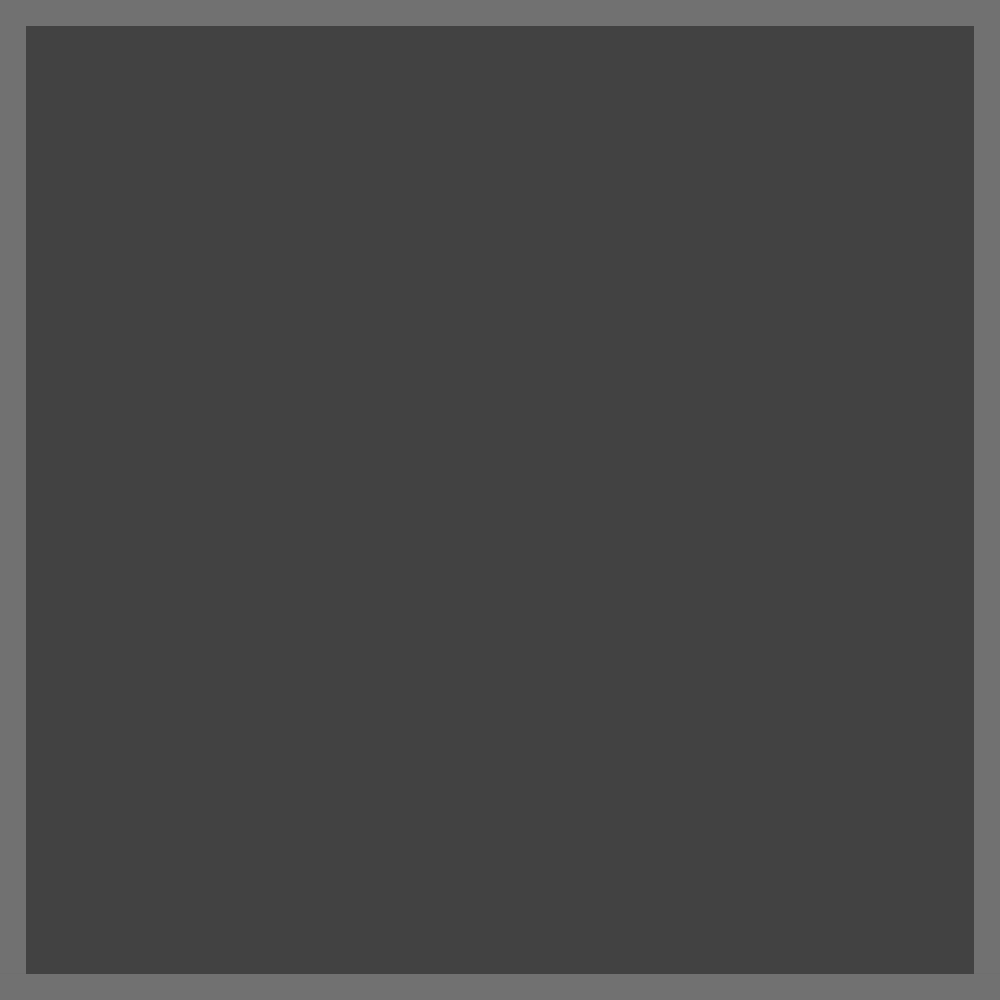
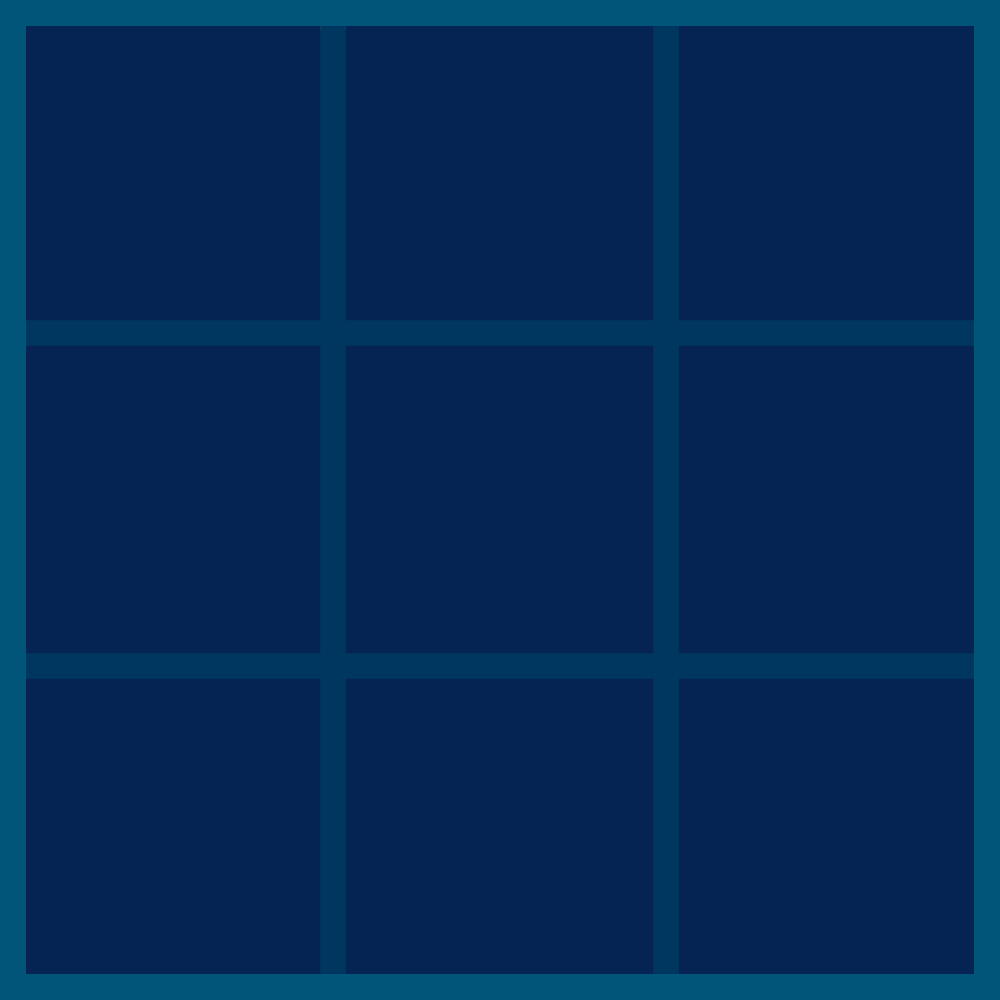
Revision of a layered 1000×1000 image; what changed, layer by layer:
showed group "Normal" (3 layers) over [0, 0, 1000, 1000]
